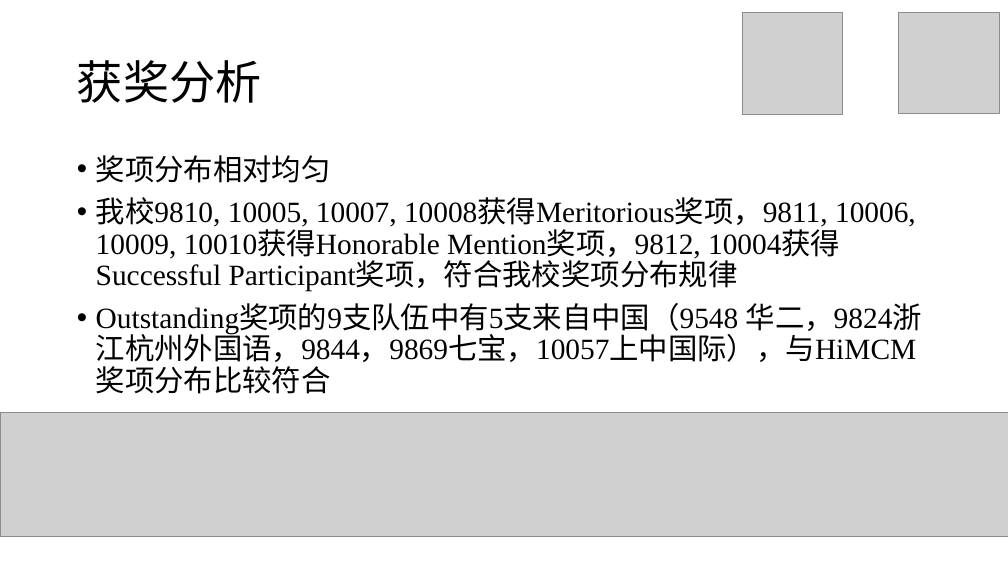
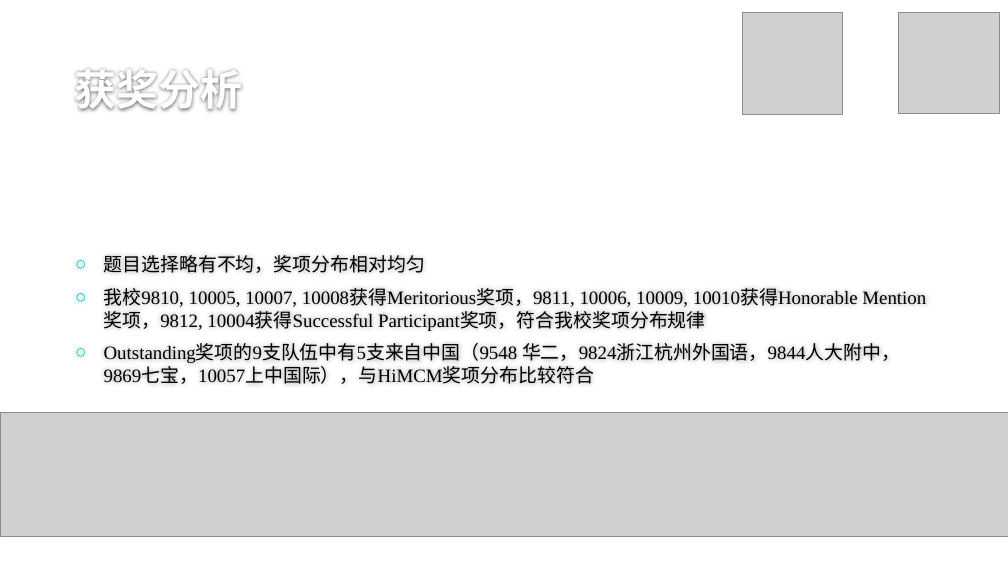
Before and after one commit to stOOrz-Science-Mind/2019_HiMCM_A_10005, a slide deck: slide 4 of 10005.pptx. Drawn at 1008x567 pixels with LibreOffice and Linux fonts; fonts in the diff are those of the drawing; grey boxes stand for pictures; background and template pictures are left out. Boxes give left, top, right and bottom in pixels: in the first picture for what was removed or moved away, otherwise in the second. Text is boxed around its words. In the diff, an @@ line names an element or a change of style, - is before the commit and + after.

Commit message:
update final presentation slides

```diff
--- a/10005.pptx
+++ b/10005.pptx
@@ title "获奖分析" moved from (x1=77, y1=60, x2=262, y2=103) to (x1=75, y1=70, x2=243, y2=111) @@
@@ title "获奖分析" at (x1=75, y1=70, x2=243, y2=111): size 44 to 40 pt, text colour #000000 to #FEFEFE, bold on; line spacing 0.9 to 1; vertical alignment middle to bottom @@
@@ text "题目选择略有不均，奖项分布相对均匀" moved from (x1=96, y1=155, x2=922, y2=368) to (x1=104, y1=255, x2=900, y2=384) @@
@@ text "题目选择略有不均，奖项分布相对均匀" at (x1=104, y1=255, x2=900, y2=384): vertical alignment top to middle @@
@@ text at (x1=104, y1=255, x2=425, y2=273): text changed; size 28 to 18 pt @@
-• 奖项分布相对均匀
+○ 题目选择略有不均，奖项分布相对均匀
@@ text at (x1=104, y1=288, x2=858, y2=331): size 28 to 18 pt in "我校9810, 10005, 10007, 10008获得Meritorious奖项，9811, 10006, 1000 ..."; bullet • to ○; line spacing 0.9 to 1 @@
@@ text at (x1=104, y1=343, x2=900, y2=384): text changed; size 28 to 18 pt @@
-• Outstanding奖项的9支队伍中有5支来自中国（9548 华二，9824浙江杭州外国语，9844，9869七宝，10057上中国际），与HiMCM奖项分布比较符合
+○ Outstanding奖项的9支队伍中有5支来自中国（9548 华二，9824浙江杭州外国语，9844人大附中，9869七宝，10057上中国际），与HiMCM奖项分布比较符合
```
Also in this commit, not shown: 43 other slides changed, 1 slide added.
